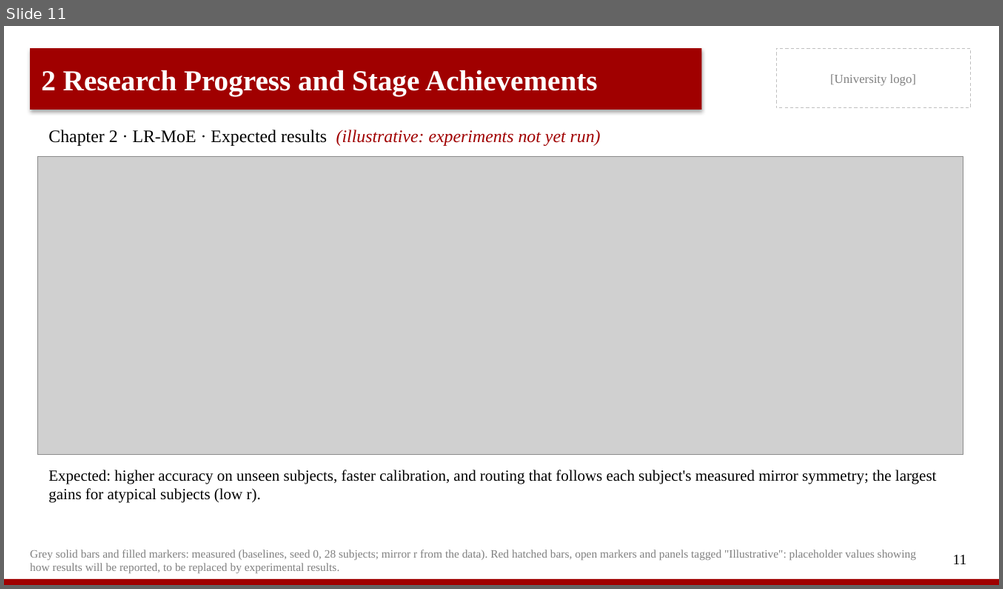
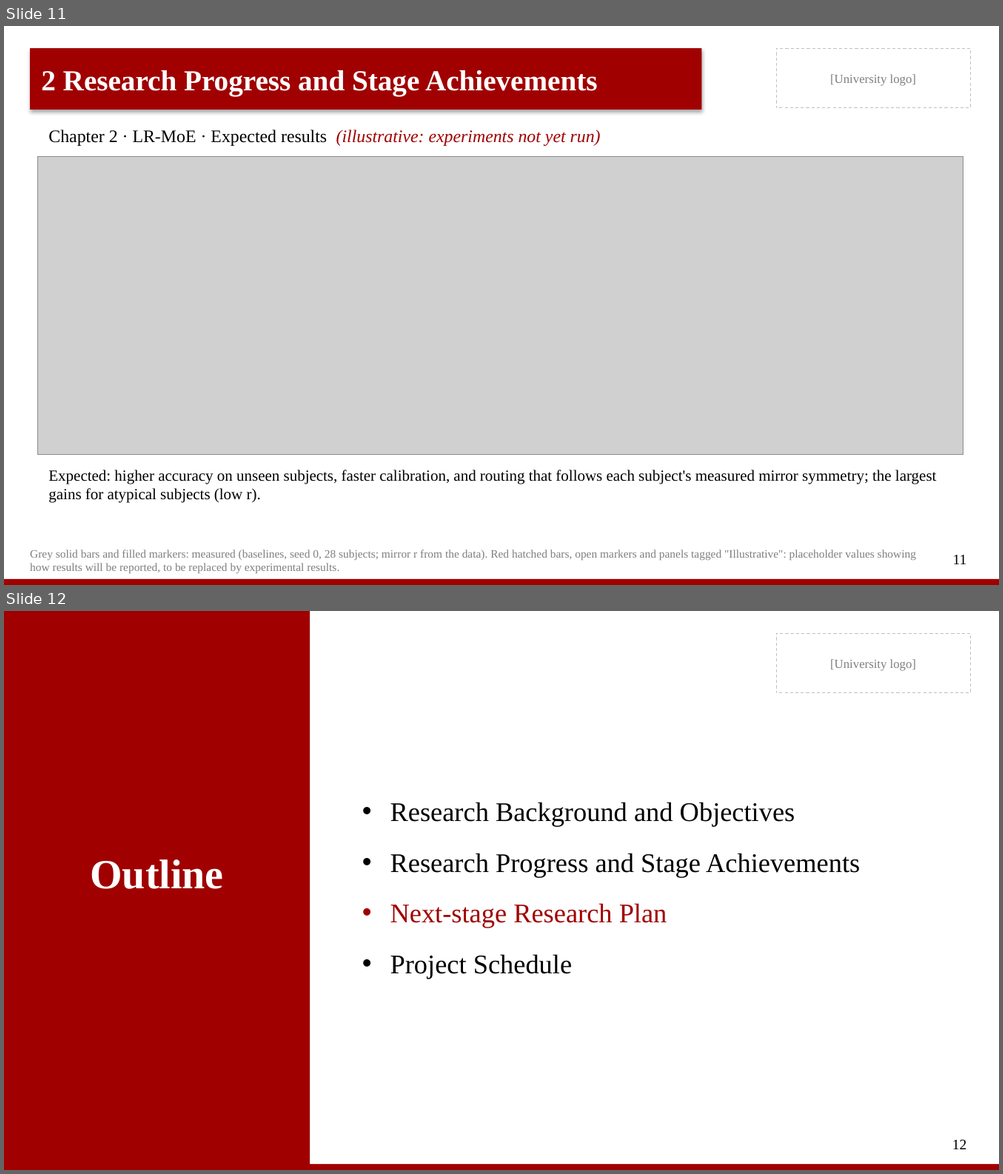
Before and after one commit to HongyuMaaa/EEG, a slide deck: presentation/midterm_defense_sample.pptx. Shown one above the other, each under a label of ours: slide 11 before the commit, slides 11 and 12 after it. The pictures are 1003x589 and 1003x1174 pixels, drawn with LibreOffice and Linux fonts; fonts in the diff are those of the drawing; grey boxes stand for pictures. Boxes give left, top, right and bottom in pixels: in the first picture for what was removed or moved away, otherwise in the second. Text is boxed around its words. In the diff, an @@ line names an element or a change of style, - is before the commit and + after.

```diff
--- a/presentation/midterm_defense_sample.pptx
+++ b/presentation/midterm_defense_sample.pptx
@@ slide 12 added at [4,611,999,1170], background #FFFFFF; not listed: 3 template elements that a slide beside it also shows @@
@@ rectangle added at [4,611,310,1165], fill #A00000 @@
@@ text added at [390,802,859,979], 26 pt, text #000000 @@
+• Research Background and Objectives
+• Research Progress and Stage Achievements
+• Next-stage Research Plan
+• Project Schedule
@@ text added at [90,860,223,889], 40 pt, text #FFFFFF, bold @@
+Outline
@@ page number added at [952,1140,967,1150], 14 pt, text #000000 @@
+12
```
Also in this commit, not shown: 2 other slides added, 2 other files.
